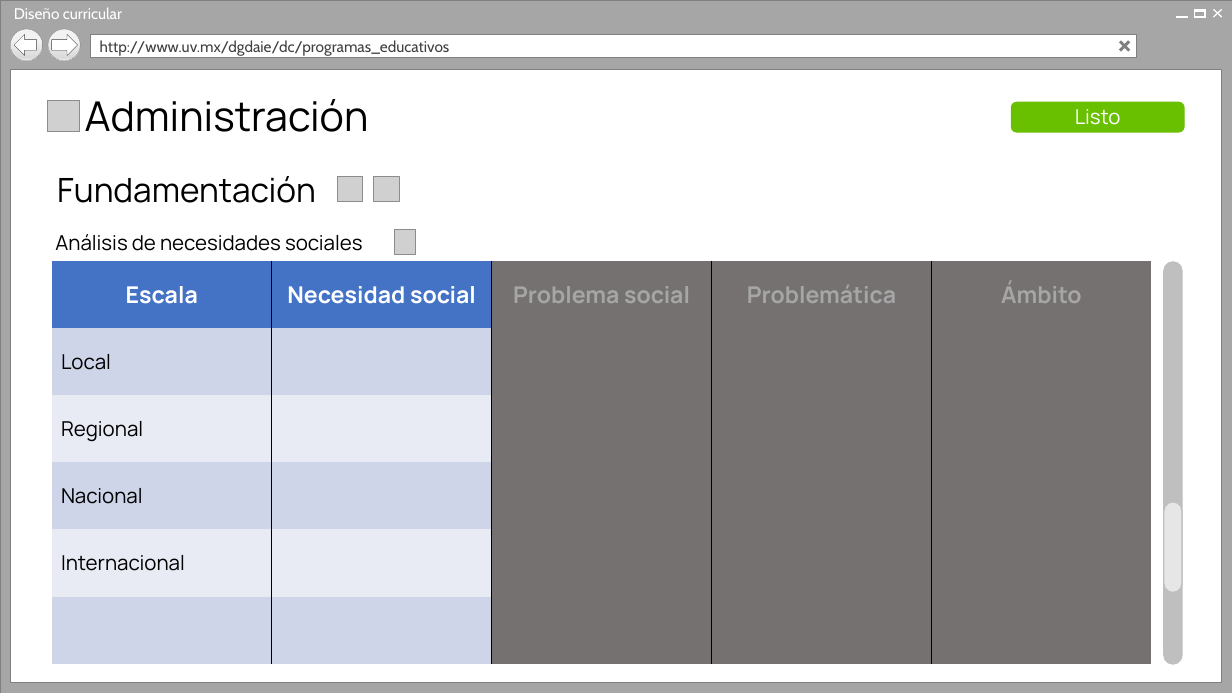
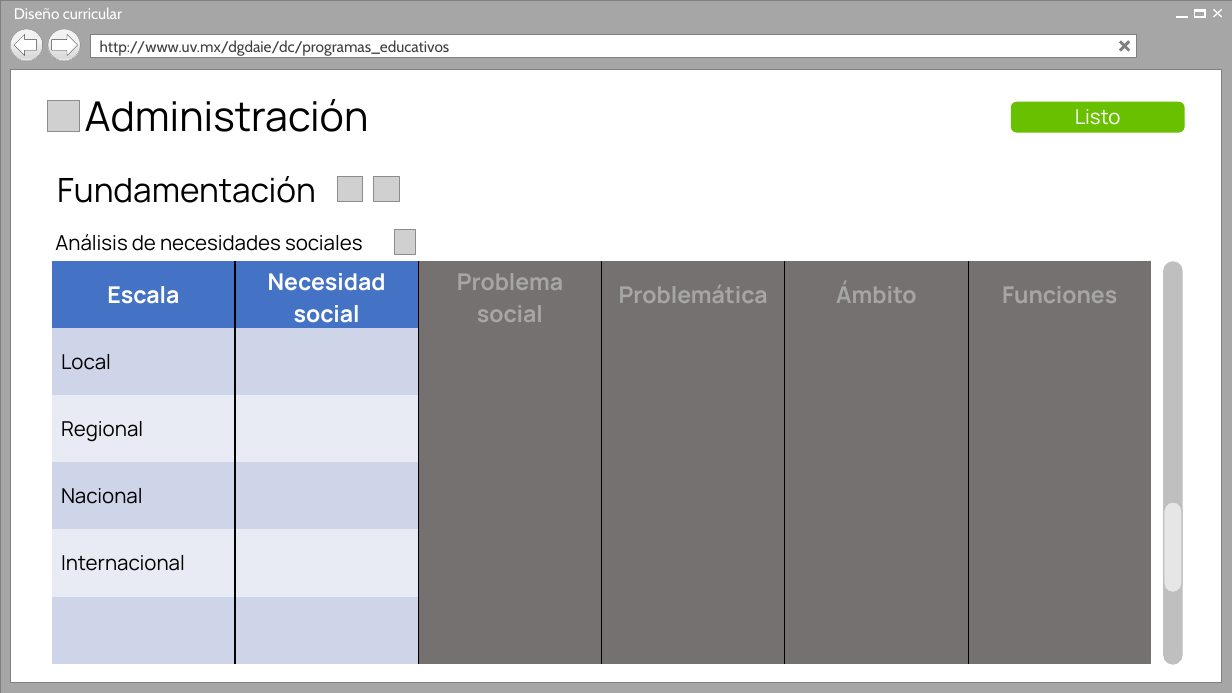
Before and after one commit to Senzho/DISENO_CURRICULAR_SS_05_2019, a slide deck: slide 22 of Diseño/Prototipos V2.pptx. Drawn at 1232x693 pixels with LibreOffice and Linux fonts; fonts in the diff are those of the drawing; grey boxes stand for pictures; background and template pictures are left out. Boxes give left, top, right and bottom in pixels: in the first picture for what was removed or moved away, otherwise in the second. Text is boxed around its words. In the diff, an @@ line names an element or a change of style, - is before the commit and + after.

Commit message:
Correcciones
1. Tabla con más columnas en prototipos.
2. Corrección a la redacción de ámbito del sistema.

```diff
--- a/Diseño/Prototipos V2.pptx
+++ b/Diseño/Prototipos V2.pptx
@@ table at [52, 262, 1150, 665] @@
+column 6: Funciones |  |  |  |  | 
```
Also in this commit, not shown: 1 other file.
